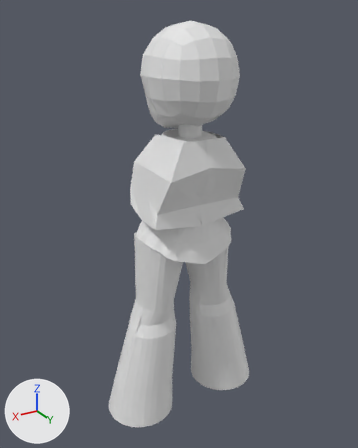
What one commit did to the Blender file Assets/Modelagens 3D/Modelagem_Personagens/Pandora_M.blend.
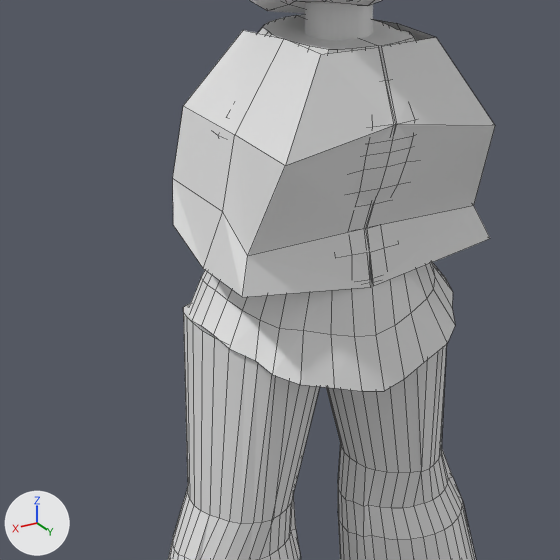
Old and new are each drawn whole from a 50 mm lens placed at (0.946, 1.735, 1.991), pointed at (0.029, 0.205, 1.226) and again close up on the part from 19% to 75% of the width and 28% to 72% of the height. Every picture has the same lights, and +X, +Y and +Z are marked at lower left. The first two pictures are the older version. The close-ups show mesh edges as thin lines.

Script lines for the objects in view, before the commit:
```python
me_cylinder = bpy.data.meshes.new('Cylinder')
me_cylinder.from_pydata(...)  # a 32-sided cylinder along z spanning x -1.0..1.0, y -1.0..1.0, z -1.0..1.0
me_cylinder_001 = bpy.data.meshes.new('Cylinder.001')
me_cylinder_001.from_pydata(...)  # 51 vertices, 32 faces; spans x -1.32..0.0, y -2.64..-0.46, z -0.99..0.24
me_plane = bpy.data.meshes.new('Plane')
me_plane.from_pydata(...)  # 16 vertices, 9 faces; spans x -1.01..1.43, y -1.37..1.18, z -1.66..0.13
ob_cylinder_001 = bpy.data.objects.new('Cylinder.001', me_cylinder)
ob_cylinder_001.location = (0.018, 0.261, 1.607)
ob_cylinder_001.scale = (-0.0423, -0.0443, -0.0344)
ob_cylinder_002 = bpy.data.objects.new('Cylinder.002', me_cylinder_001)
ob_cylinder_002.location = (0.015, 0.0, 1.154)
ob_cylinder_002.scale = (-0.144, -0.144, -0.144)
_m = ob_cylinder_002.modifiers.new('Mirror', 'MIRROR')
ob_plane = bpy.data.objects.new('Plane', me_plane)
ob_plane.location = (0.194, 0.264, 1.455)
ob_plane.rotation_euler = (0.0, 1.571, 0.0)  # degrees (0, 90, 0)
ob_plane.scale = (0.132, 0.106, 0.106)
_m = ob_plane.modifiers.new('Mirror', 'MIRROR')
_m.mirror_object = ob_cylinder
# also in view: 'Cube' at (0.016, 0.253, 1.777); 'Cylinder.003' at (0.015, 0.21, 0.816); 'Cylinder' at (0.015, 0.211, 1.427)
```
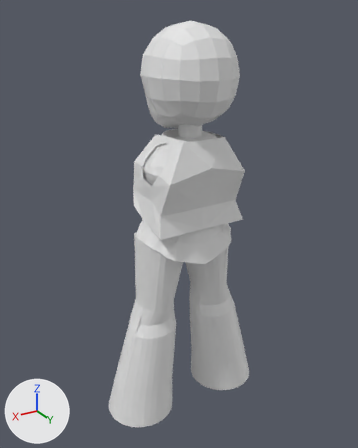
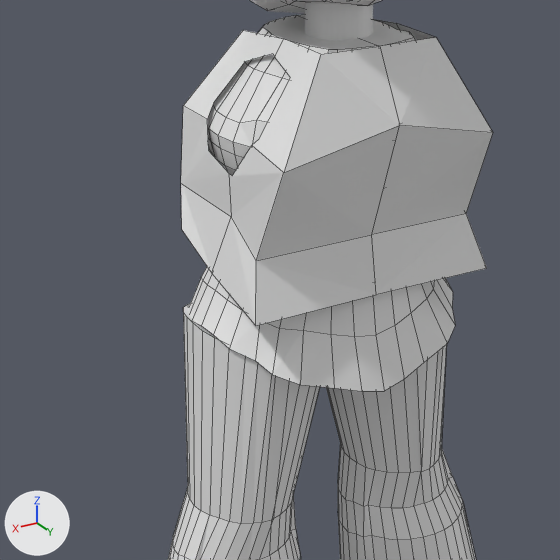
Commit message: Pandora Modelo Update Blender

Changed parts and their boxes [x1, y1, x2, y2] in the close-ups (560 x 560 px):
'Plane', reshaped (10% taller): before [173, 19, 495, 297]; after [181, 19, 493, 326]

What changed in the scene script:
```text
Change me_plane:
    used by ob_plane; location = (0.194, 0.264, 1.455); rotation_euler = (0.0, 1.571, 0.0), in degrees (0, 90, 0); scale = (0.132, 0.106, 0.106)
    remove me_plane.from_pydata(...)  # 16 vertices, 9 faces; spans x -1.01..1.43, y -1.37..1.18, z -1.66..0.13
    add me_plane.from_pydata(...)  # 26 vertices, 9 faces; spans x -1.01..1.5, y -1.37..1.27, z -1.69..0.02
    me_plane part 1
    1 vertex is removed from x -0.16, y 0.0, z -0.22
    4 faces are deleted
    4 vertices in x 0.57..1.21, y -1.37..0.61, z -0.04..0.13 move by (0.07, 0.0, -0.11)
    7 vertices move from x -0.99..1.43, y -1.04..1.18, z -1.66..0.13 to x -1.0..1.5, y -1.04..1.27, z -1.69..0.02
    11 vertices are added at x -0.86..0.22, y -0.77..0.48, z -0.78..-0.13
    4 new faces join them
```
